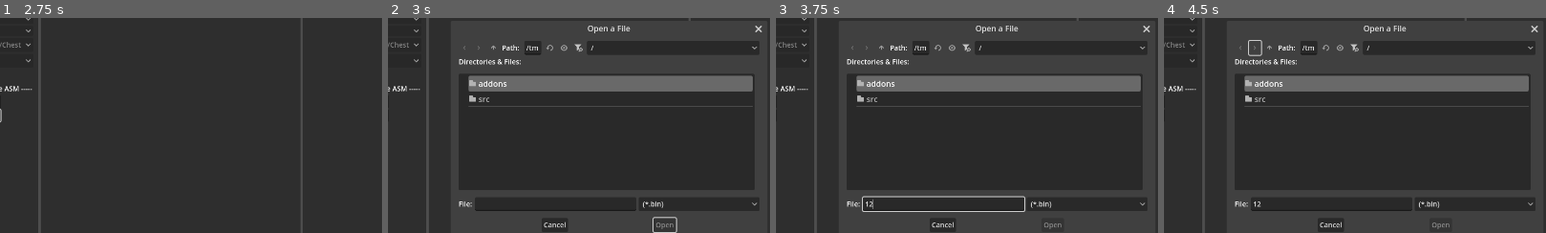
Above: before the commit, frames 1-4 (left to right).
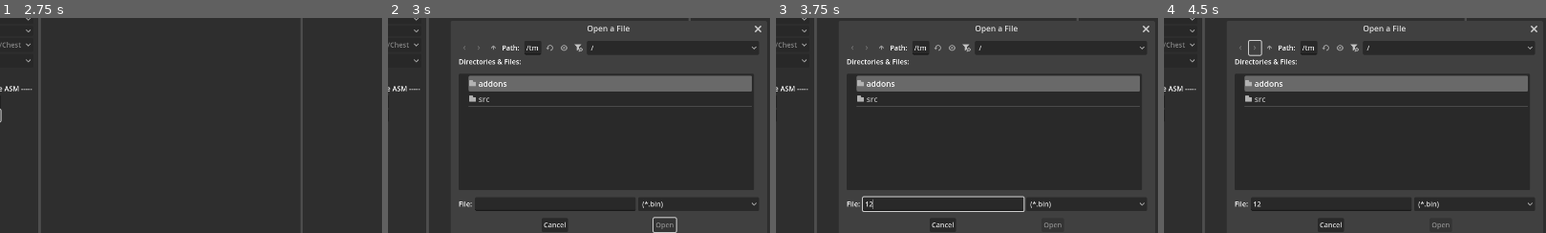
Above: after the commit, the same moments.

Repository: mrgudenheim/TacticsEngineG
Game: Godot game, scene res://src/fftae/fftae.tscn
The game is run twice, just before and just after one commit, with the same random seed, the same clock (stepped at 60 frames per second) and the same inputs.
Inputs (mouse positions are % of the whole screen's width and height, from its top left):
- Up to frame 1 (2.75 s): click (10, 6) at 0.52 s; type "Alex" at 0.6 s; click (10, 10) at 0.75 s; type "Alex" at 0.83 s; click (7, 35) at 0.98 s; type "Alex" at 1.07 s; click (24, 42) at 1.25 s; click (24, 45) at 2 s
- Up to frame 2 (3 s): click "Load ROM" at 2.75 s
- Up to frame 3 (3.75 s): click (47, 66) at 3.52 s; type "12" at 3.6 s
- Up to frame 4 (4.5 s): click (37, 29) at 4.25 s
The pictures show only the part of the screen within x 25-75%, y 22-72%; the shares and areas given below are measured in that part.

Frame 1 is identical in both runs. In frame 2, 0.3% of the frame differs, in the area x 52-98%, y 3-90%; in frame 3, 0.3%, in the area x 52-98%, y 3-91%; in frame 4, 0.3%.
Error in both runs: Invalid access to property or key of type 'String' on a base object of type 'Dictionary[String, FileRecord]'. (res://src/fftae/fftae.gd:47)

Commit message:
improved reading of text data

Diff:
--- a/src/file_formats/fft_text.gd
+++ b/src/file_formats/fft_text.gd
@@ -257,7 +257,33 @@
 			char_code = 0x3048
 		elif char_code == 70 or char_code == 0xd9bd: # colon
 			char_code = 0x3a
-		# 71 - 94 japanese # TODO japanese
+		# 71 - 94 japanese? # TODO japanese
+		# Handle TacText special cases?
+		elif char_code == 0x56:
+			text_element += "ni"
+			continue
+		elif char_code == 0x57:
+			text_element += "ht"
+			continue
+		elif char_code == 0x58:
+			text_element += "an"
+			continue
+		elif char_code == 0x59:
+			text_element += "on"
+			continue
+		elif char_code == 0x5c:
+			text_element += "th"
+			continue
+		elif char_code == 0x5d:
+			text_element += "ea"
+			continue
+		elif char_code == 0x5e:
+			text_element += "er"
+			continue
+		elif char_code == 0x60:
+			text_element += "or"
+			continue
+		# end handling TacText cases
 		elif char_code == 95 or char_code == 0xd11c or char_code == 0xd9b6: # period
 			char_code = 0x2e
 		# 96 - 138 japanese # TODO japanese
